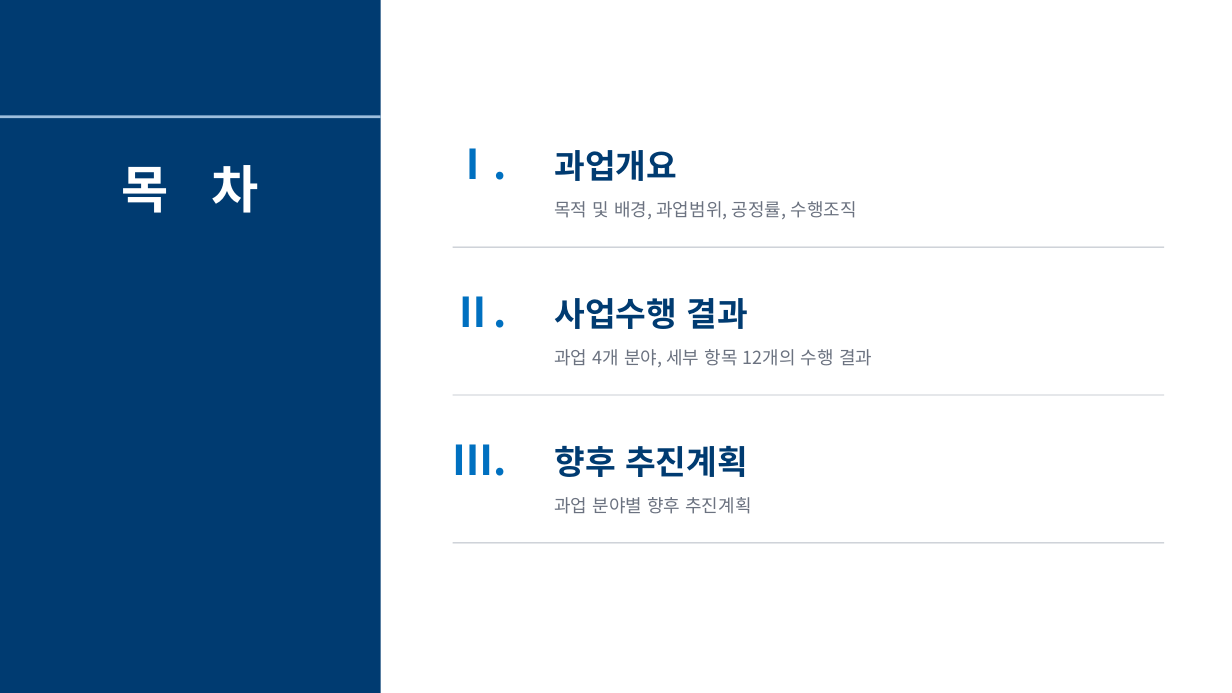
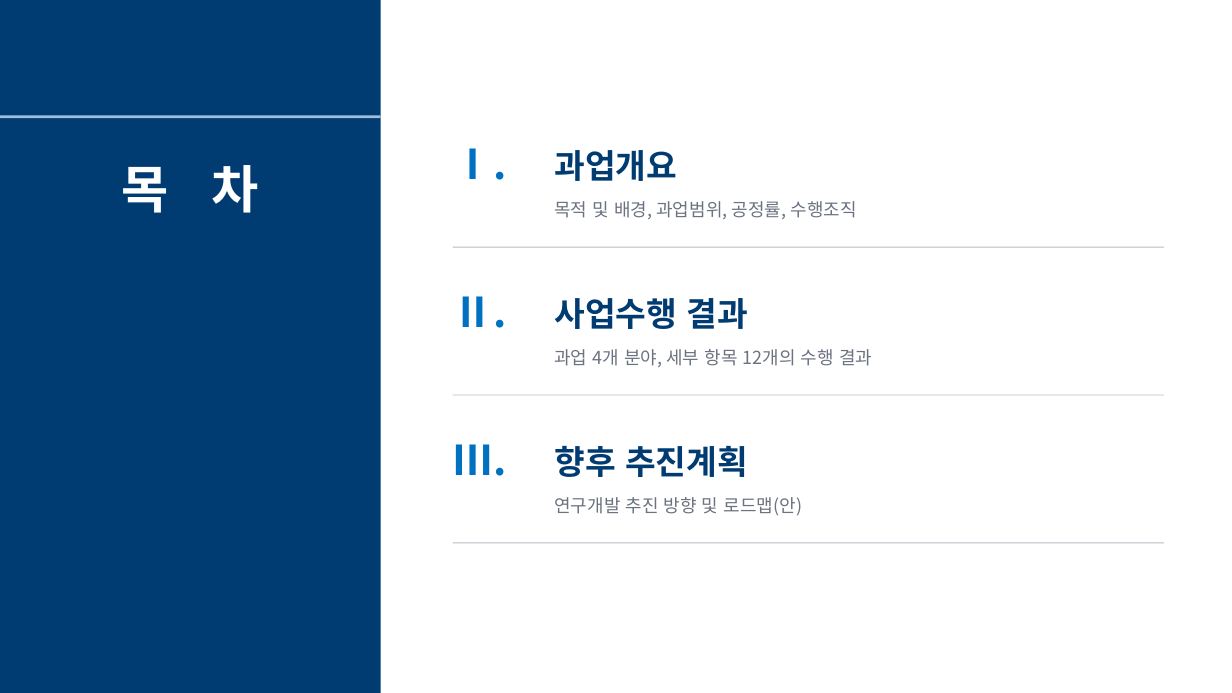
Before and after one commit to mkm1119/KGRAG-LLM, a slide deck: slide 2 of project_khnp/2026.12.09_최종보고회_발표자료_템플릿.pptx. Drawn at 1232x693 pixels with LibreOffice and Linux fonts; fonts in the diff are those of the drawing. Boxes give left, top, right and bottom in pixels: in the first picture for what was removed or moved away, otherwise in the second. Text is boxed around its words. In the diff, an @@ line names an element or a change of style, - is before the commit and + after.

```diff
--- a/project_khnp/2026.12.09_최종보고회_발표자료_템플릿.pptx
+++ b/project_khnp/2026.12.09_최종보고회_발표자료_템플릿.pptx
@@ text at box(554, 497, 802, 516): text changed @@
-과업 분야별 향후 추진계획
+연구개발 추진 방향 및 로드맵(안)
```
Also in this commit, not shown: 4 other slides changed, 2 slides removed, 1 other file.
